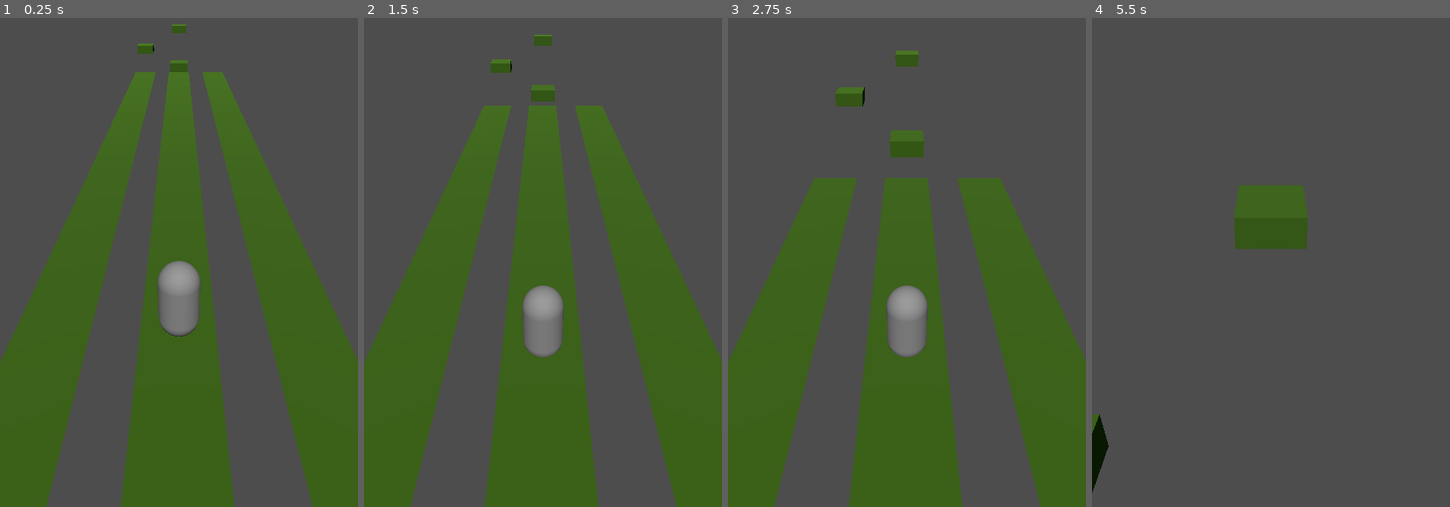
Above: before the commit, frames 1-4 (left to right).
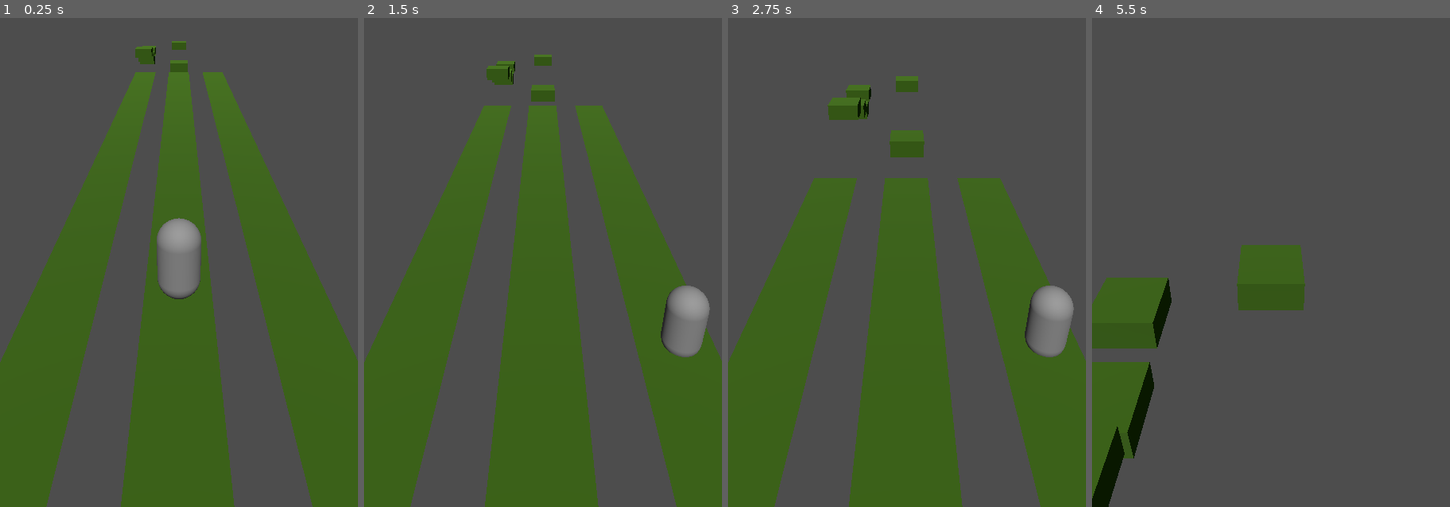
Above: after the commit, the same moments.

Repository: ythmxz/project-subway
Game: Godot game, scene res://Scenes/teste.tscn
Two runs of this game, one before a commit and one after it. Both use one fixed random seed, a clock stepped at 60 frames per second and the inputs below. The project has no main scene, so this scene is started directly.
Inputs:
- Up to frame 1 (0.25 s): no input
- Up to frame 2 (1.5 s): hold Right (ui_right) 0.53-1.28 s; hold Down (ui_down) from 1.28 s (still down)
- Up to frame 3 (2.75 s): release Down (ui_down) at 2.03 s; hold Right (ui_right) from 2.03 s (still down)
- Up to frame 4 (5.5 s): release Right (ui_right) at 2.78 s; hold Up (ui_up) 2.78-3.53 s; hold Left (ui_left) 3.53-5.03 s; hold Down (ui_down) from 5.03 s (still down)

The runs differ from the first frame. In frame 1, 2.7% of the frame differs, in the area x 37-57%, y 1-66%; in frame 2, 3.5%; in frame 3, 4.1%; in frame 4, 11%, in the area x 0-61%, y 34-100%.

Commit message:
movimentação básica

Diff:
--- a/Scenes/player.gd
+++ b/Scenes/player.gd
@@ -1,5 +1,24 @@
 extends CharacterBody3D
 
+var min_lane := -1
+var max_lane := 1
+var cur_lane := 0
+
+@onready var x_center := position.x
+
 func _physics_process(delta: float) -> void:
-	velocity.y -= 100 * delta
+	velocity.y -= 65 * delta
 	move_and_slide()
+
+	var dest := x_center + cur_lane * 3.5
+	position.x = lerp(position.x, dest, 0.5)
+
+	if Input.is_action_just_pressed("ui_right"):
+		cur_lane += 1
+	if Input.is_action_just_pressed("ui_left"):
+		cur_lane -= 1
+	if Input.is_action_just_pressed("ui_up") and is_on_floor():
+		velocity.y = 20
+	if Input.is_action_just_pressed("ui_down") and velocity.y >= 0:
+		velocity.y = minf(velocity.y, -30)
+	cur_lane = clampi(cur_lane, min_lane, max_lane)
--- a/Scenes/teste.tscn
+++ b/Scenes/teste.tscn
@@ -70,7 +70,7 @@
 shape = SubResource("BoxShape3D_fk1rg")
 
 [node name="StaticBody3D3" type="StaticBody3D" parent="Scenery" unique_id=83343499]
-transform = Transform3D(2, 0, 0, 0, 1, 0, 0, 0, 2, 0, 0.90745425, -57.969322)
+transform = Transform3D(2, 0, 0, 0, 1, 0, 0, 0, 2, 0, -1.34813, -57.969322)
 
 [node name="MeshInstance3D2" type="MeshInstance3D" parent="Scenery/StaticBody3D3" unique_id=1277446632]
 mesh = SubResource("BoxMesh_ufa0x")
@@ -80,13 +80,43 @@
 shape = SubResource("BoxShape3D_fk1rg")
 
 [node name="StaticBody3D2" type="StaticBody3D" parent="Scenery" unique_id=1004642996]
-transform = Transform3D(2, 0, 0, 0, 1, 0, 0, 0, 2, -4.335352, -0.8901222, -51.54957)
+transform = Transform3D(2, 0, 0, 0, 1, 0, 0, 0, 2, -4.335352, -0.8901222, -48.272358)
 
 [node name="MeshInstance3D2" type="MeshInstance3D" parent="Scenery/StaticBody3D2" unique_id=1861609161]
 mesh = SubResource("BoxMesh_ufa0x")
 surface_material_override/0 = SubResource("StandardMaterial3D_ufa0x")
 
 [node name="CollisionShape3D2" type="CollisionShape3D" parent="Scenery/StaticBody3D2" unique_id=125182311]
+shape = SubResource("BoxShape3D_fk1rg")
+
+[node name="StaticBody3D4" type="StaticBody3D" parent="Scenery" unique_id=1918726309]
+transform = Transform3D(2, 0, 0, 0, 1, 0, 0, 0, 2, -4.335352, -2.7255762, -54.371487)
+
+[node name="MeshInstance3D2" type="MeshInstance3D" parent="Scenery/StaticBody3D4" unique_id=934865659]
+mesh = SubResource("BoxMesh_ufa0x")
+surface_material_override/0 = SubResource("StandardMaterial3D_ufa0x")
+
+[node name="CollisionShape3D2" type="CollisionShape3D" parent="Scenery/StaticBody3D4" unique_id=1379159680]
+shape = SubResource("BoxShape3D_fk1rg")
+
+[node name="StaticBody3D5" type="StaticBody3D" parent="Scenery" unique_id=1293471899]
+transform = Transform3D(2, 0, 0, 0, 1, 0, 0, 0, 2, -4.335352, -1.9806068, -52.04576)
+
+[node name="MeshInstance3D2" type="MeshInstance3D" parent="Scenery/StaticBody3D5" unique_id=92242892]
+mesh = SubResource("BoxMesh_ufa0x")
+surface_material_override/0 = SubResource("StandardMaterial3D_ufa0x")
+
+[node name="CollisionShape3D2" type="CollisionShape3D" parent="Scenery/StaticBody3D5" unique_id=8269004]
+shape = SubResource("BoxShape3D_fk1rg")
+
+[node name="StaticBody3D6" type="StaticBody3D" parent="Scenery" unique_id=1128563418]
+transform = Transform3D(2, 0, 0, 0, 1, 0, 0, 0, 2, -4.335352, -1.9806068, -57.05417)
+
+[node name="MeshInstance3D2" type="MeshInstance3D" parent="Scenery/StaticBody3D6" unique_id=1381822923]
+mesh = SubResource("BoxMesh_ufa0x")
+surface_material_override/0 = SubResource("StandardMaterial3D_ufa0x")
+
+[node name="CollisionShape3D2" type="CollisionShape3D" parent="Scenery/StaticBody3D6" unique_id=1417766534]
 shape = SubResource("BoxShape3D_fk1rg")
 
 [node name="WorldEnvironment" type="WorldEnvironment" parent="." unique_id=482709764]
